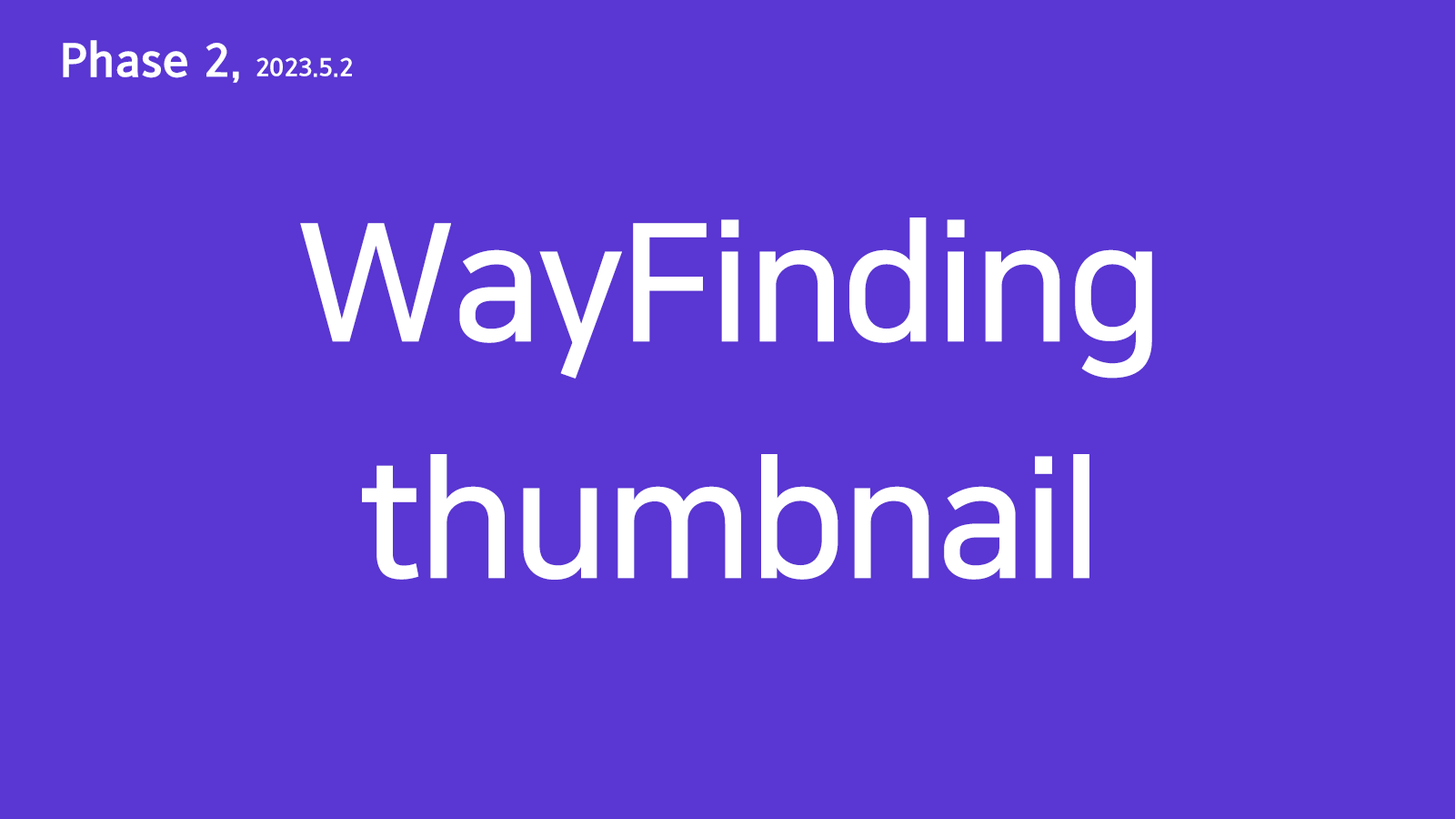
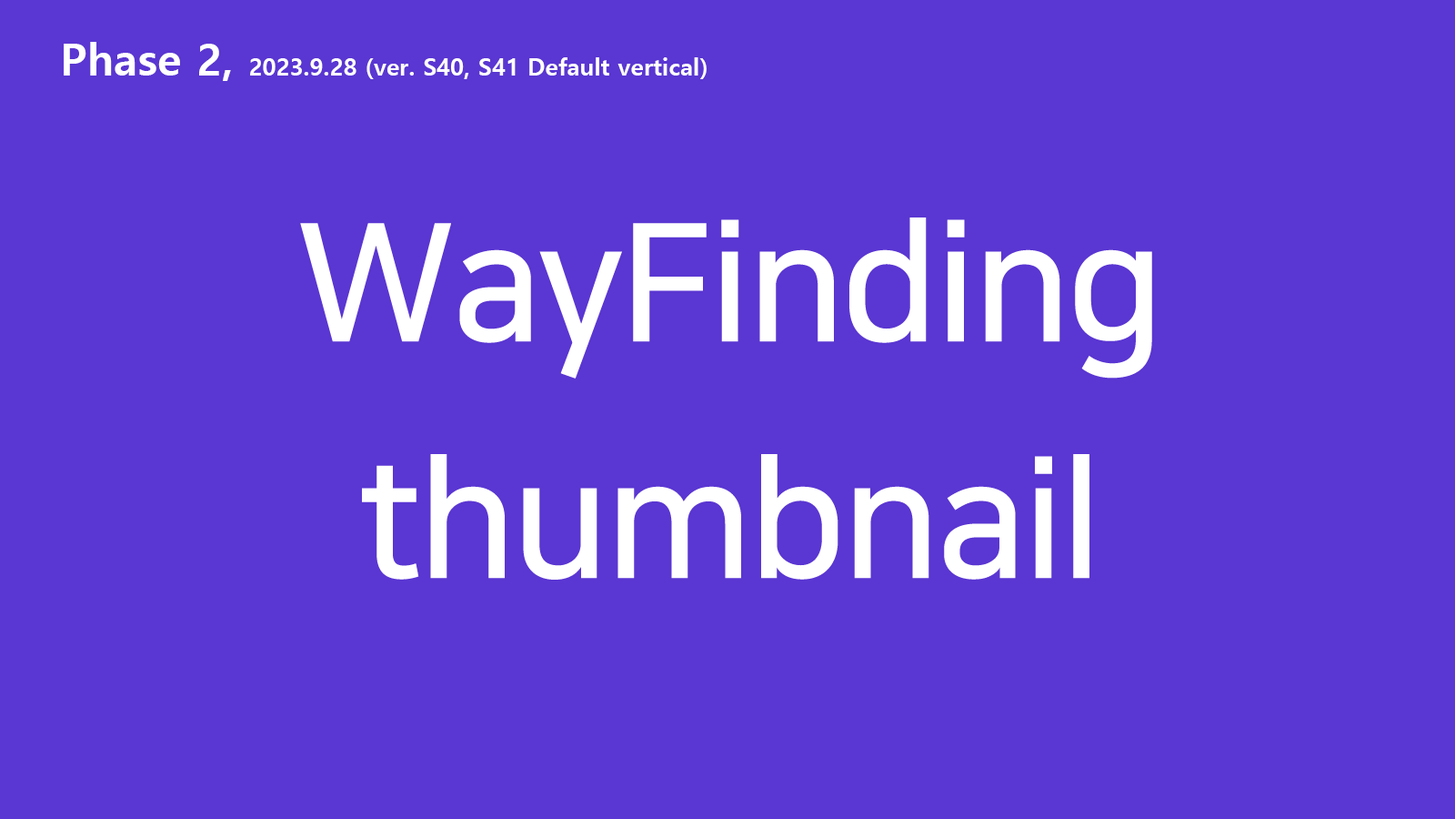
Before/after of a 1455px x 819px layered artwork. What changed in the layer stack:
renamed "Phase 2, 2023.5.2" to "Phase 2, 2023.9.28 (ver. S40, S41 Default vertical)", painted on it over left=62, top=40, right=707, bottom=83
